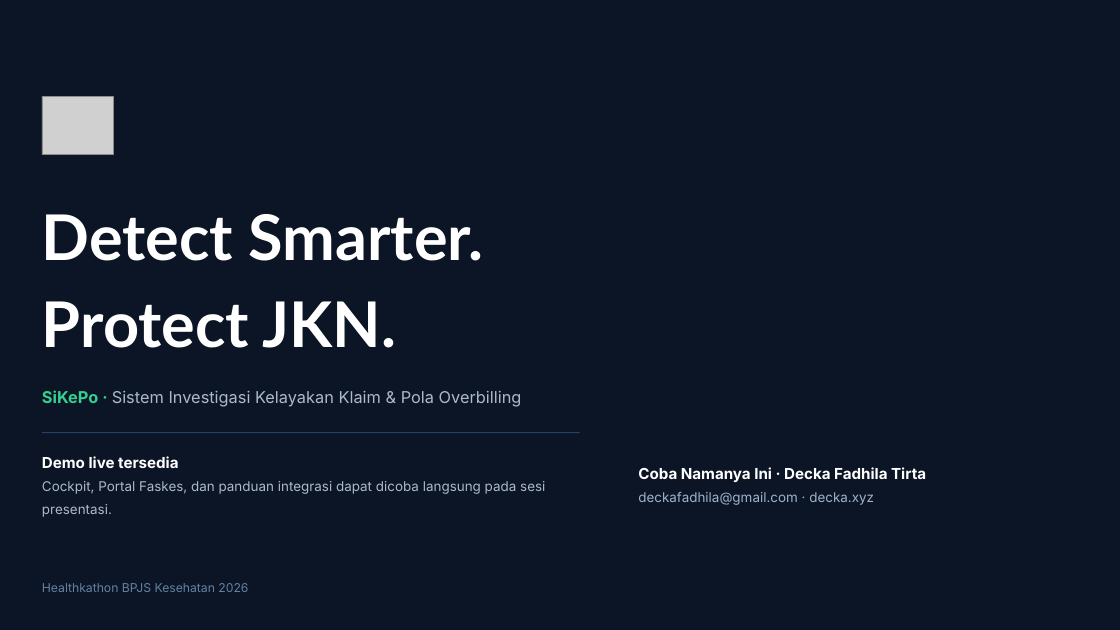
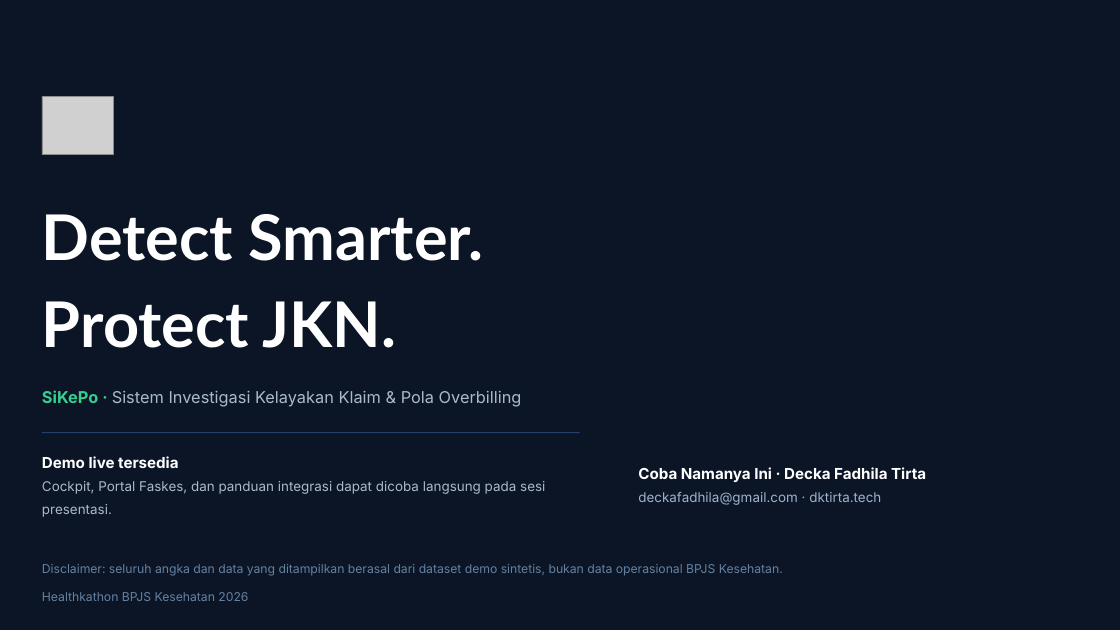
Before and after one commit to dkfadhila/sikepo, a slide deck: slide 15 of proposal/Proposal_SiKePo_Healthkathon2026.pptx (slide 14 before the commit). Drawn at 1120x630 pixels with LibreOffice and Linux fonts; fonts in the diff are those of the drawing; grey boxes stand for pictures. Boxes give left, top, right and bottom in pixels: in the first picture for what was removed or moved away, otherwise in the second. Text is boxed around its words. In the diff, an @@ line names an element or a change of style, - is before the commit and + after.

Commit message:
feat: revisi proposal — sub-kategori daftar resmi, foto+domain baru, daftar singkatan, disclaimer demo, LLM diperjelas

```diff
--- a/proposal/Proposal_SiKePo_Healthkathon2026.pptx
+++ b/proposal/Proposal_SiKePo_Healthkathon2026.pptx
@@ text at [638,467,926,505]: text changed; size 13 to 11.5 pt; text colour #FFFFFF to #9DB2CC; bold off @@
-Coba Namanya Ini · Decka Fadhila Tirta
-deckafadhila@gmail.com · decka.xyz
+Coba Namanya Ini · Decka Fadhila Tirta
+deckafadhila@gmail.com · dktirta.tech
@@ text added at [42,564,783,576], 10.5 pt, text #64809F @@
+Disclaimer: seluruh angka dan data yang ditampilkan berasal dari dataset demo sintetis, bukan data operasional BPJS Kesehatan.
@@ text "Healthkathon BPJS Kesehatan 2026": place and size @@
-text "Healthkathon BPJS Kesehatan 2026" at [42,583,248,592]
+text "Healthkathon BPJS Kesehatan 2026" at [42,592,248,601]
```
Also in this commit, not shown: 3 other slides changed, 1 slide added, 3 other files.
